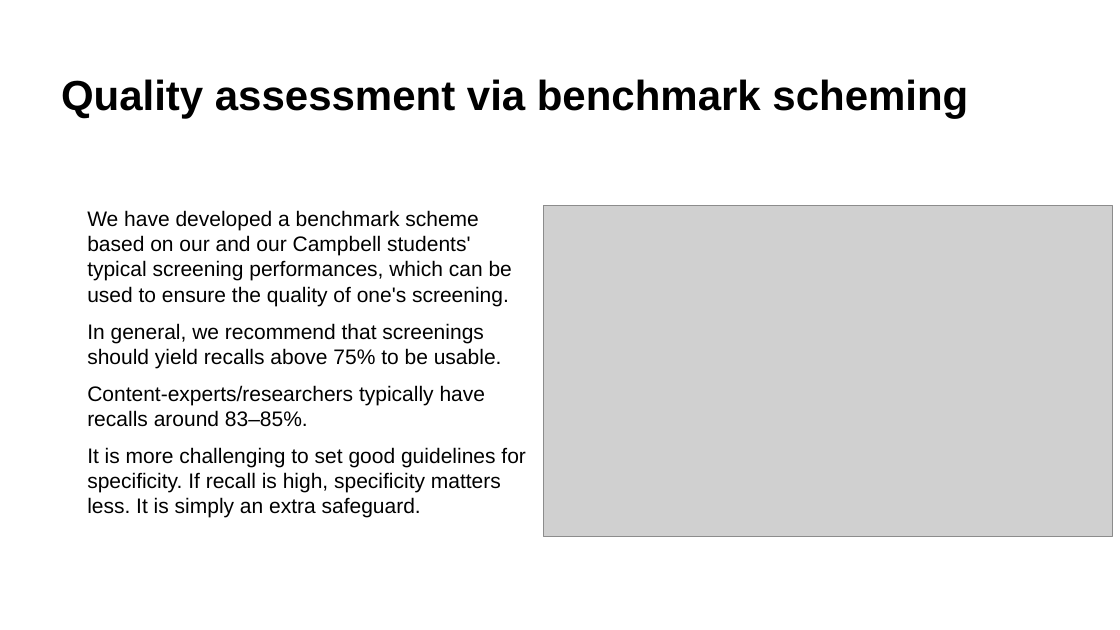
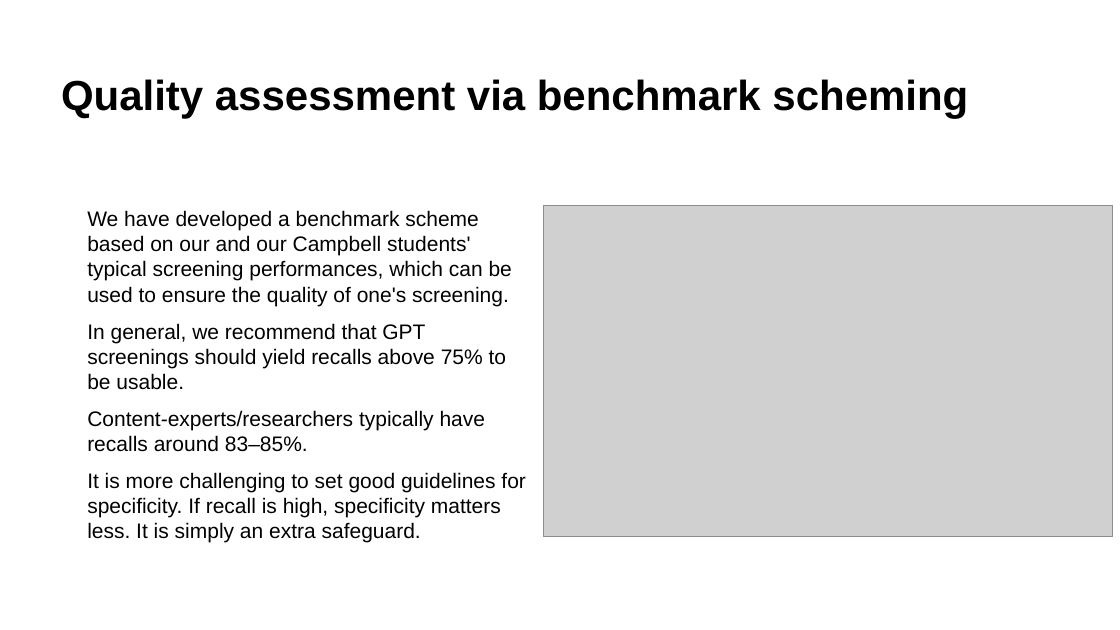
Before and after one commit to MikkelVembye/SRMA-SIG-presentation, a slide deck: slide 6 of SRMA SIG presentation 2024 .potx.pptx. Drawn at 1120x630 pixels with LibreOffice and Linux fonts; fonts in the diff are those of the drawing; grey boxes stand for pictures; background and template pictures are left out. Boxes give left, top, right and bottom in pixels: in the first picture for what was removed or moved away, otherwise in the second. Text is boxed around its words. In the diff, an @@ line names an element or a change of style, - is before the commit and + after.

```diff
--- a/SRMA SIG presentation 2024 .potx.pptx
+++ b/SRMA SIG presentation 2024 .potx.pptx
@@ text at <box>87,323,506,390</box>: text changed @@
-• In general, we recommend that screenings should yield recalls above 75% to be usable.
+• In general, we recommend that GPT screenings should yield recalls above 75% to be usable.
```
Also in this commit, not shown: 8 other slides changed, 2 slides added, 1 slide removed.
